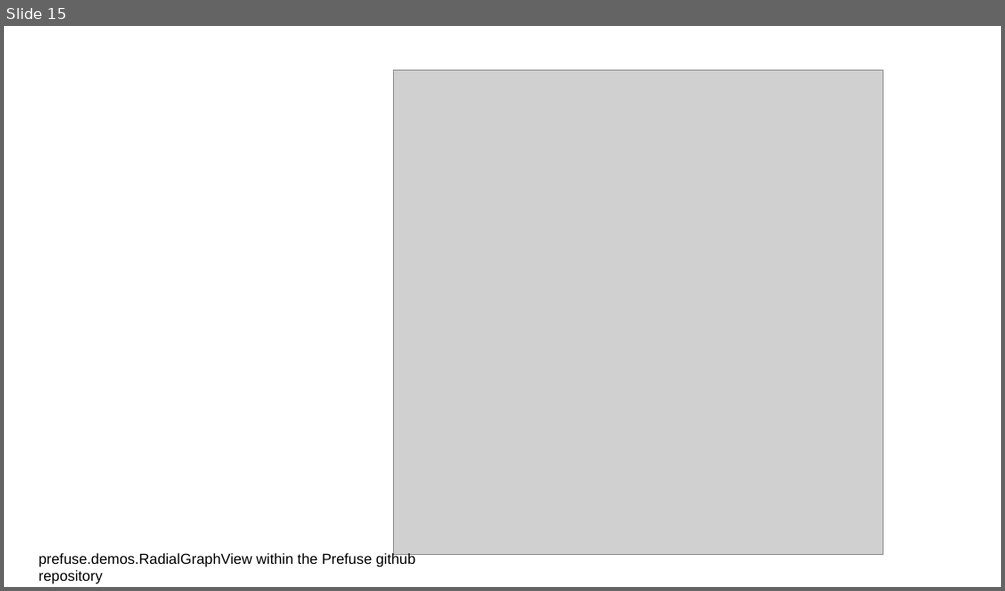
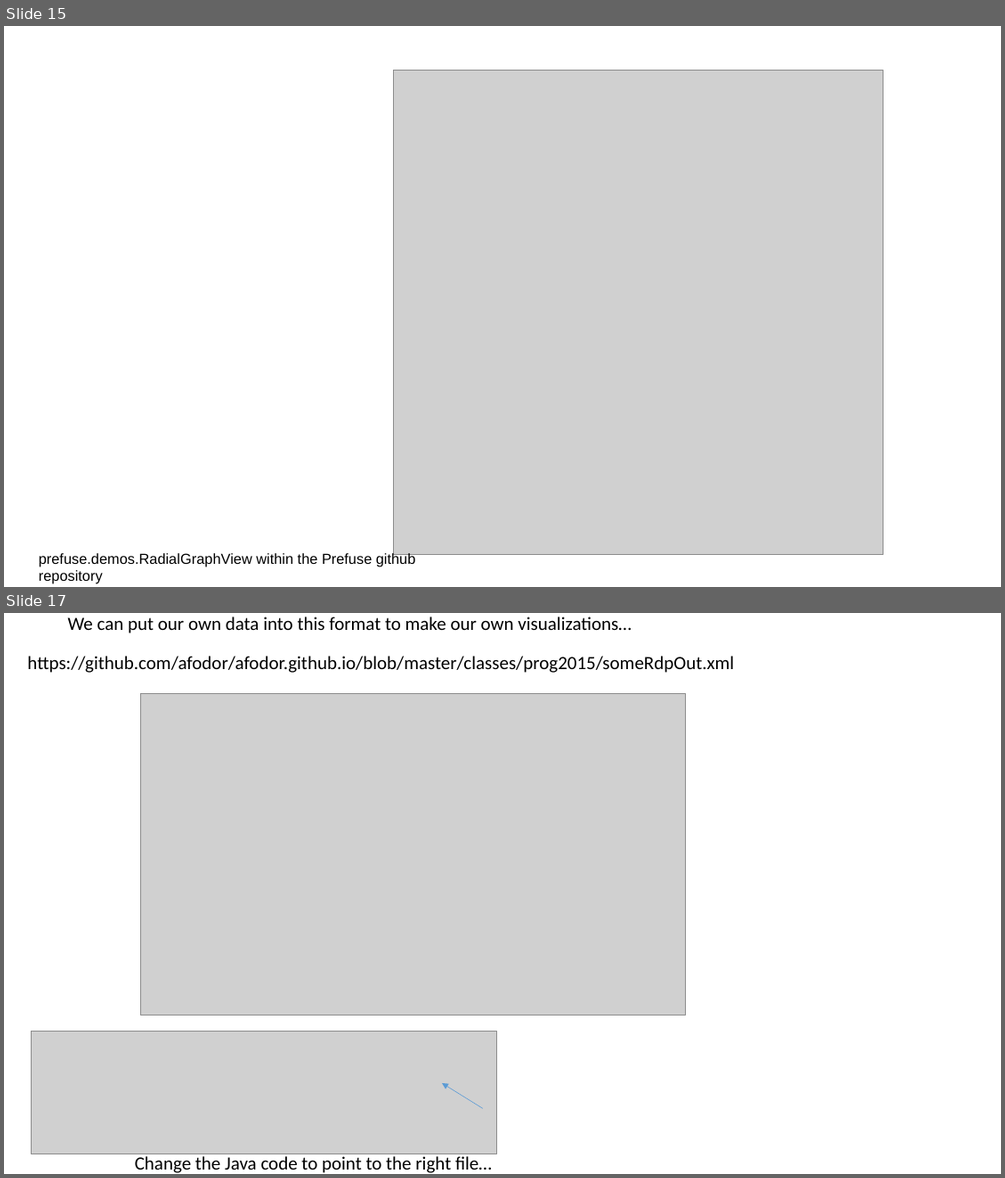
Before and after one commit to afodor/afodor.github.io, a slide deck: classes/prog2015/Prog3-Lecture13.pptx. Shown one above the other, each under a label of ours: slide 15 before the commit, slides 15 and 17 after it; the slides between them are not shown. The pictures are 1005x591 and 1005x1178 pixels, drawn with LibreOffice and Linux fonts; fonts in the diff are those of the drawing; grey boxes stand for pictures. Boxes give left, top, right and bottom in pixels: in the first picture for what was removed or moved away, otherwise in the second. Text is boxed around its words. In the diff, an @@ line names an element or a change of style, - is before the commit and + after.

Commit message:
lecture 13

```diff
--- a/classes/prog2015/Prog3-Lecture13.pptx
+++ b/classes/prog2015/Prog3-Lecture13.pptx
@@ slide 17 added at (x1=4, y1=613, x2=1001, y2=1174), background #FFFFFF @@
@@ text added at (x1=68, y1=617, x2=631, y2=633), 18 pt, text #000000 @@
+We can put our own data into this format to make our own visualizations…
@@ text added at (x1=27, y1=656, x2=734, y2=673), 18 pt, text #000000 @@
+https://github.com/afodor/afodor.github.io/blob/master/classes/prog2015/someRdpOut.xml
@@ picture added at (x1=140, y1=694, x2=685, y2=1015) @@
@@ picture added at (x1=31, y1=1031, x2=497, y2=1154) @@
@@ arrow added from (483, 1108) to (442, 1083), #5B9BD5 0.5 pt @@
@@ text added at (x1=135, y1=1153, x2=492, y2=1173), 18 pt, text #000000 @@
+Change the Java code to point to the right file…
```
Also in this commit, not shown: 2 other slides added, 1 other file.
